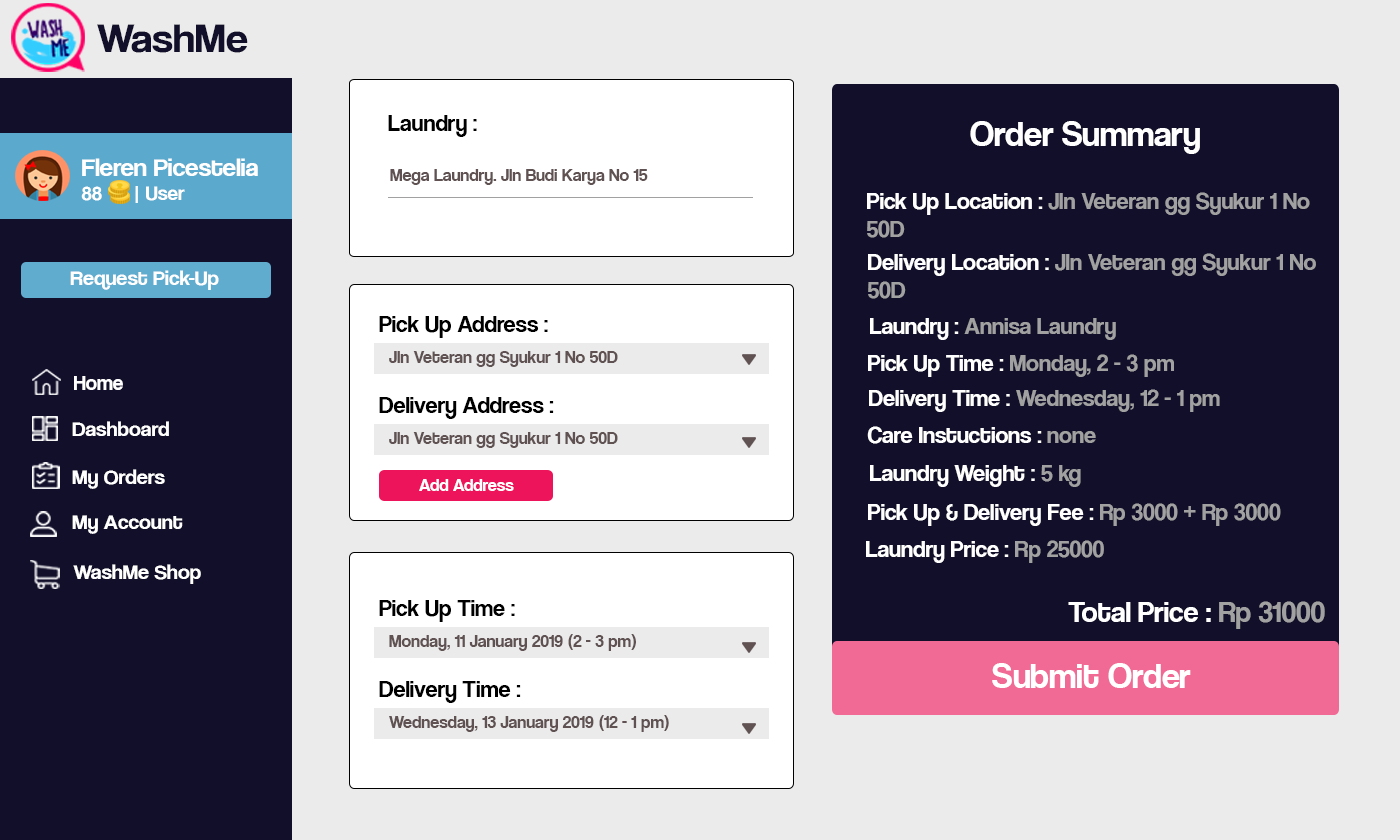
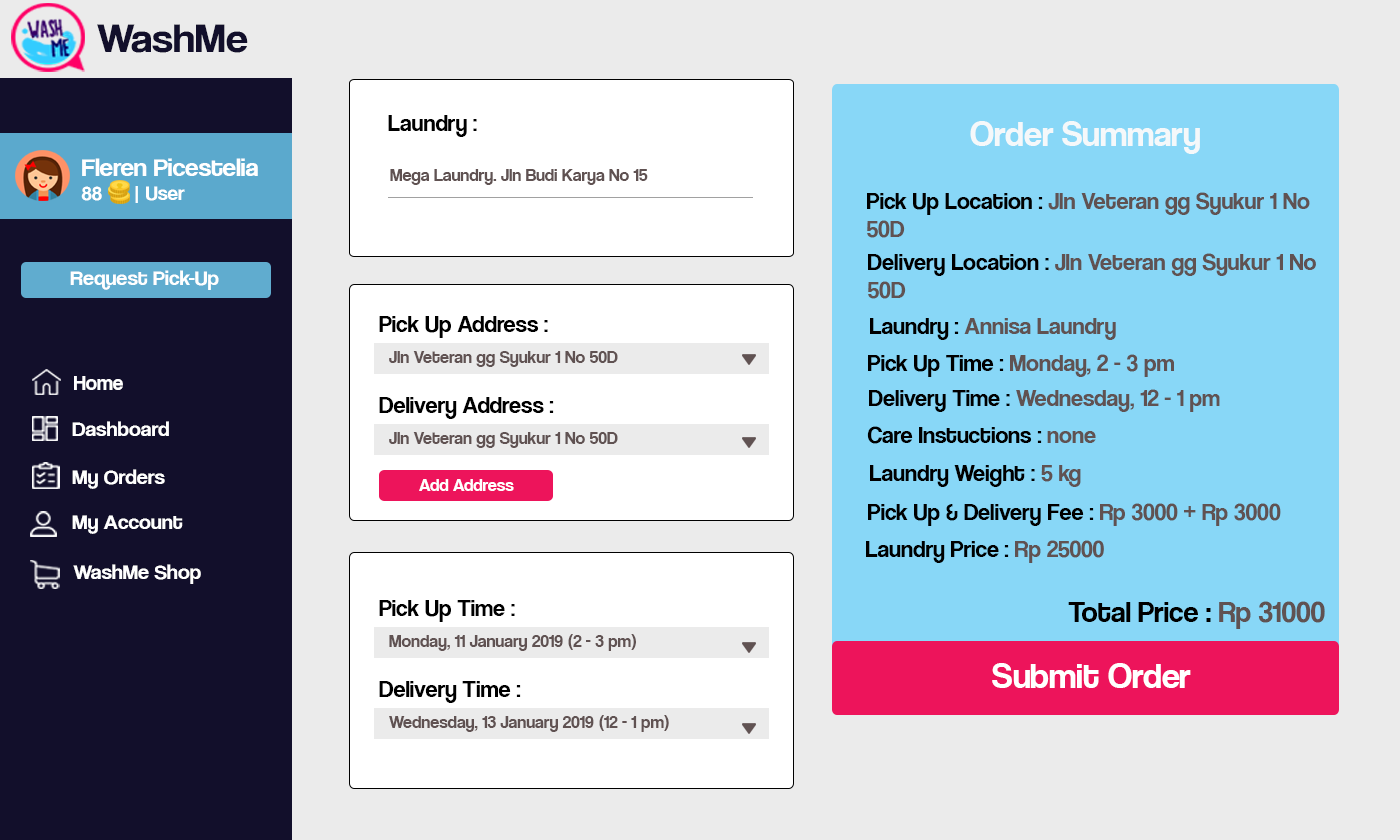
Layers edited between the first and the second 1400x840 image:
painted on "Rounded Rectangle 7" over bbox(832, 641, 1339, 715)
painted on "Laundry : Annisa Laundry" over bbox(870, 318, 1116, 340)
painted on "Total Price : Rp 31000" over bbox(1068, 601, 1325, 629)
painted on "Laundry Price : Rp 25000" over bbox(866, 540, 1104, 563)
painted on "Pick Up & Delivery Fee : Rp 3000 + Rp 3000" over bbox(868, 503, 1281, 526)
painted on "Laundry Weight : 5 kg" over bbox(870, 465, 1081, 487)
painted on "Care Instuctions : none" over bbox(867, 426, 1096, 444)
painted on "Delivery Time : Wednesday, 12 - 1 pm" over bbox(869, 389, 1220, 412)
painted on "Pick Up Time : Monday, 2 - 3 pm" over bbox(868, 354, 1174, 377)
painted on "Delivery Location : Jln Veteran gg Syukur 1 No 50D" over bbox(868, 253, 1316, 299)
painted on "Pick Up Location : Jln Veteran gg Syukur 1 No 50D" over bbox(867, 192, 1310, 238)
painted on "Order Summary" over bbox(970, 121, 1200, 154)
painted on "Rounded Rectangle 6" over bbox(832, 84, 1339, 657)
